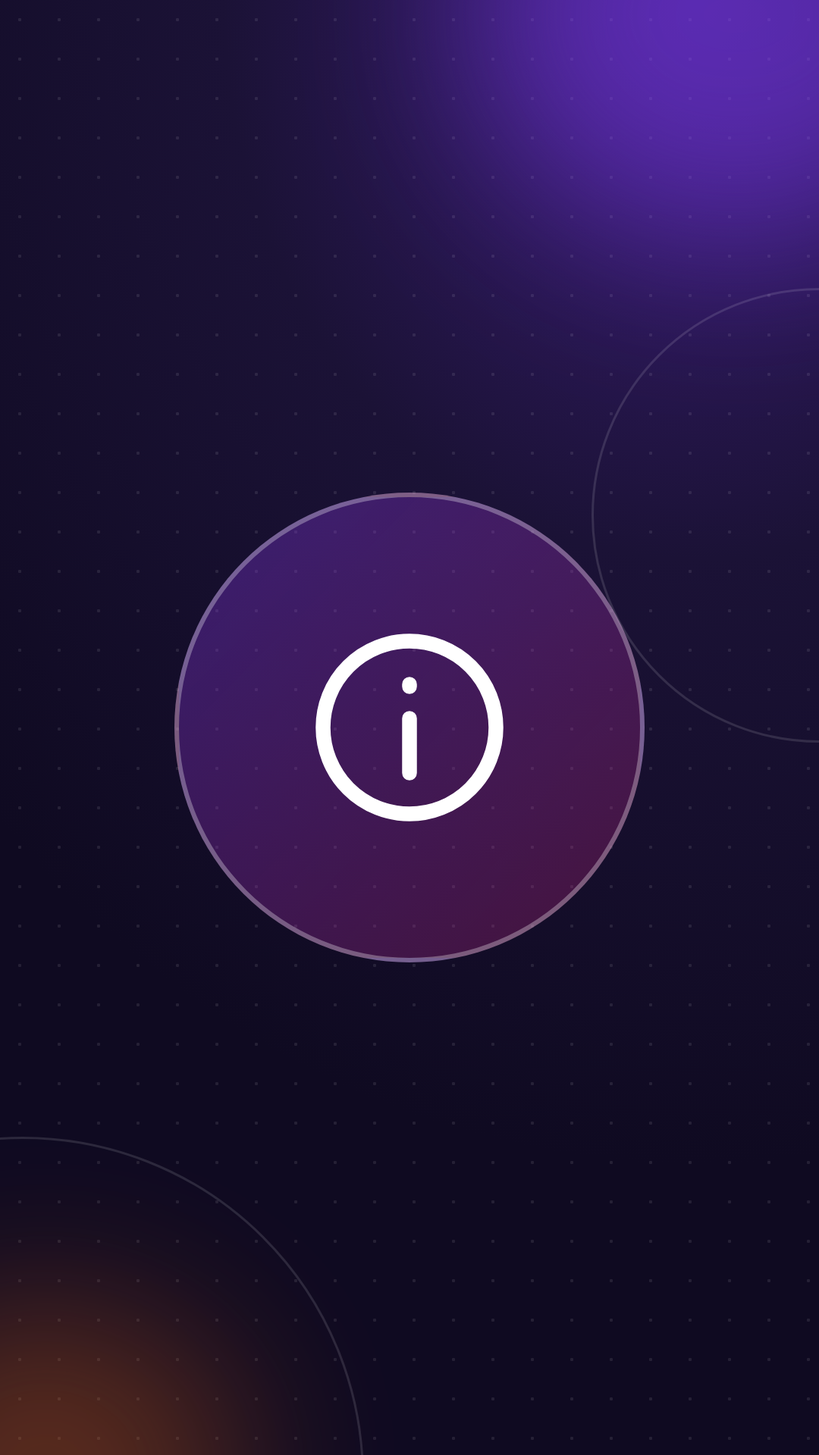
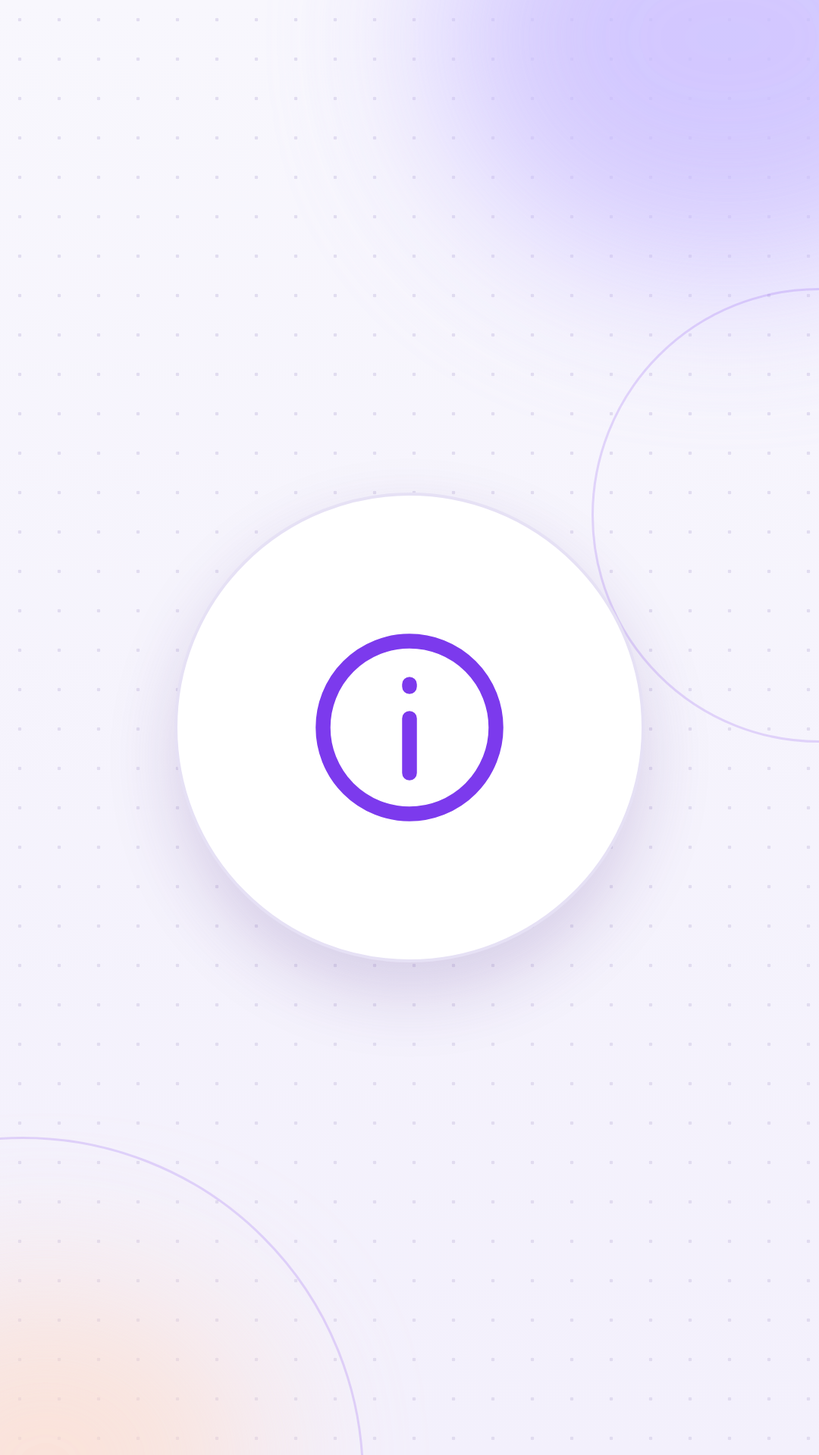
Layered file, before and after one edit (819x1455). Changes by layer:
painted on "العناصر" over [110, 458, 708, 1058]
painted on "الزخرفة" over [0, 0, 819, 1455]
painted on "الخلفية" over [0, 0, 819, 1455]
